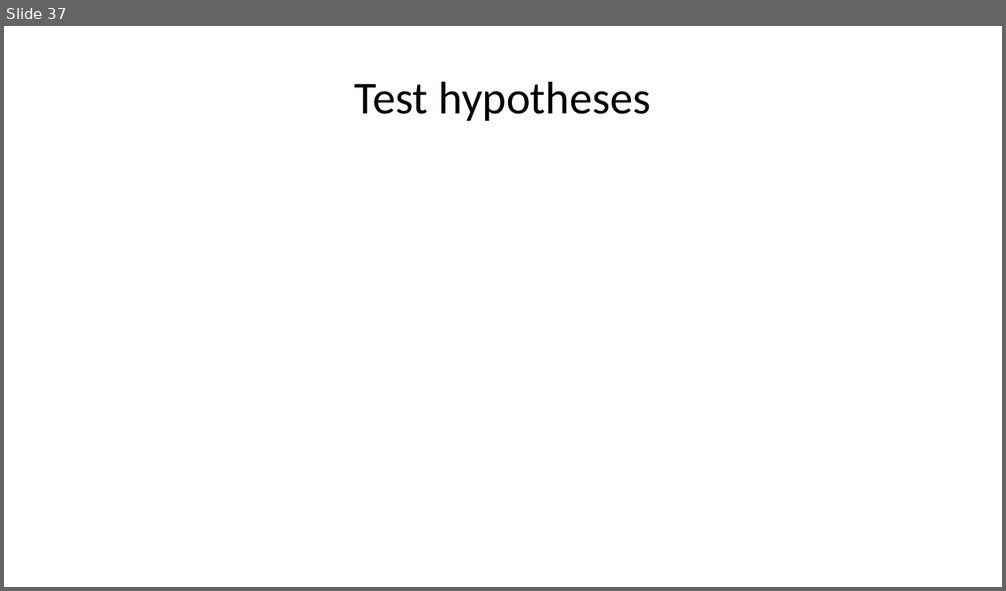
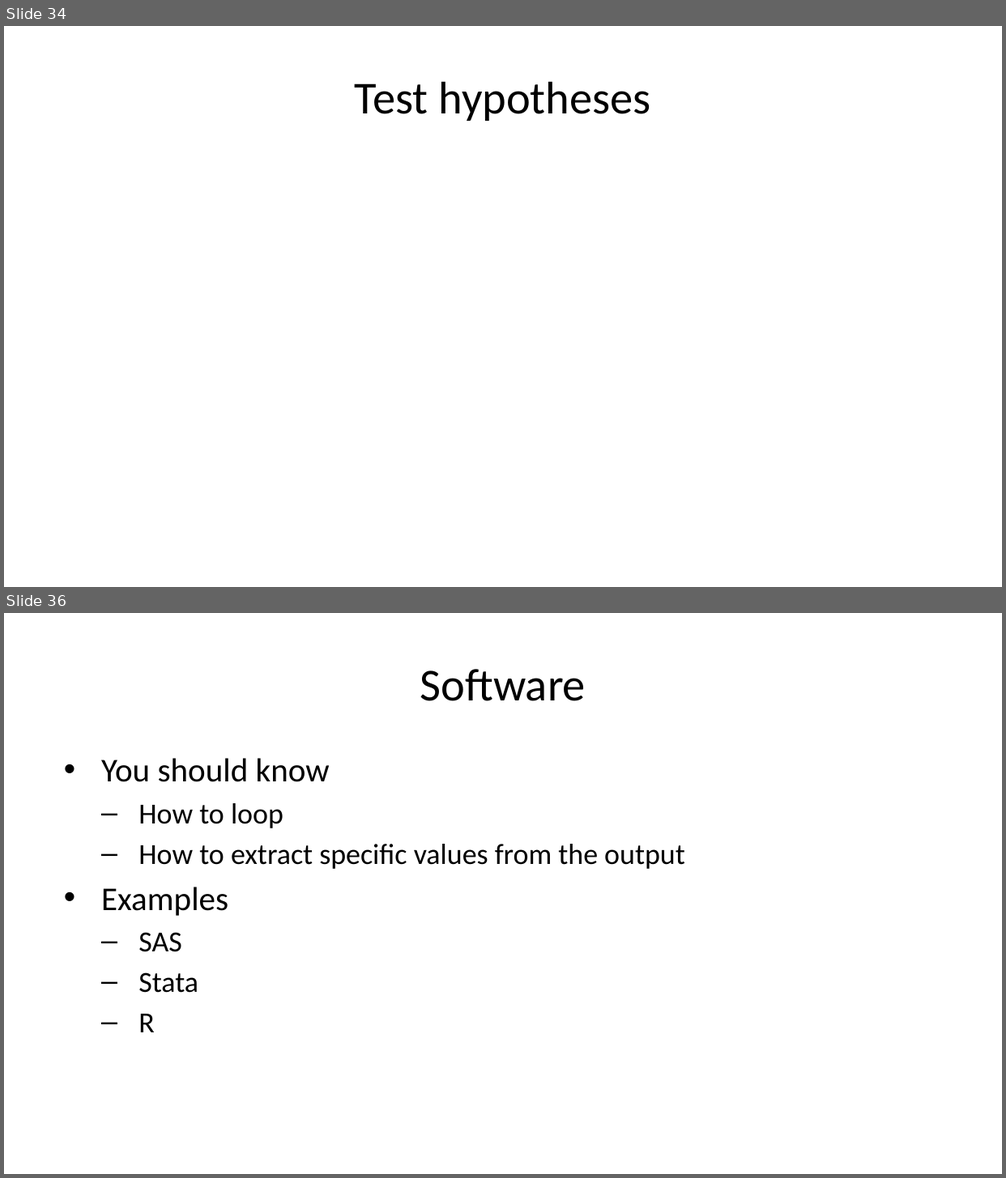
Before and after one commit to pmean/papers-and-presentations, a slide deck: bootstrap/src/bootstrap-slides.pptx. Shown one above the other, each under a label of ours: slide 37 before the commit, slides 34 and 36 after it; the slides between them are not shown. The pictures are 1006x591 and 1006x1178 pixels, drawn with LibreOffice and Linux fonts; fonts in the diff are those of the drawing. Boxes give left, top, right and bottom in pixels: in the first picture for what was removed or moved away, otherwise in the second. Text is boxed around its words. In the diff, an @@ line names an element or a change of style, - is before the commit and + after.

```diff
--- a/bootstrap/src/bootstrap-slides.pptx
+++ b/bootstrap/src/bootstrap-slides.pptx
@@ slide 36 added at [4, 613, 1002, 1174], background #FFFFFF @@
@@ title added at [420, 669, 586, 701], 33 pt, text #000000 @@
+Software
@@ text added at [101, 758, 685, 1033], 21 pt, text #000000 @@
+• You should know
+  – How to loop
+  – How to extract specific values from the output
+• Examples
+  – SAS
+  – Stata
+  – R
@@ what was slide 37 is now slide 34 @@
```
Also in this commit, not shown: 10 slides changed, 26 other slides added, 6 slides removed, 6 other files.
